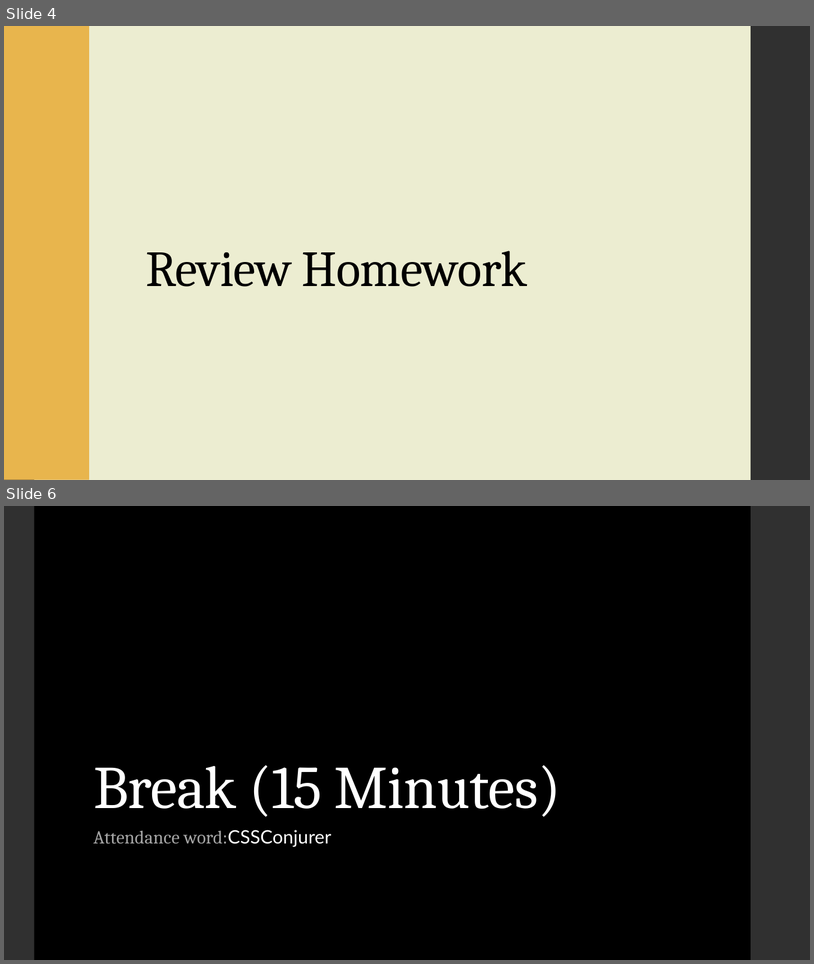
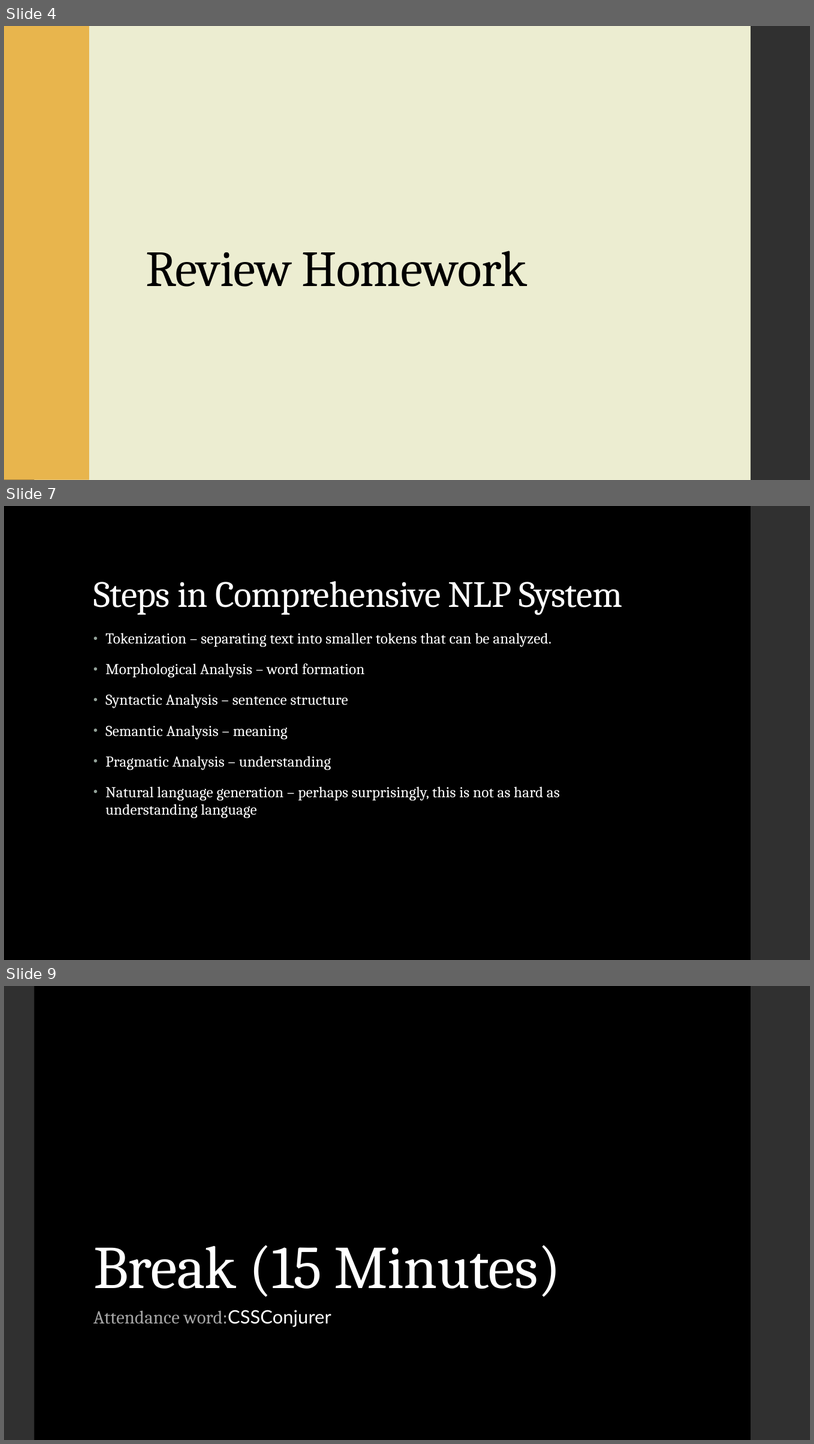
Before and after one commit to ytaiwo/Homework, a slide deck: week_20/week_20_presentation.pptx. Shown one above the other, each under a label of ours: slides 4 and 6 before the commit, slides 4, 7 and 9 after it; the slides between them are not shown. The pictures are 814x964 and 814x1444 pixels, drawn with LibreOffice and Linux fonts; fonts in the diff are those of the drawing. Boxes give left, top, right and bottom in pixels: in the first picture for what was removed or moved away, otherwise in the second. Text is boxed around its words. In the diff, an @@ line names an element or a change of style, - is before the commit and + after.

```diff
--- a/week_20/week_20_presentation.pptx
+++ b/week_20/week_20_presentation.pptx
@@ slide 7 added at bbox=[4, 506, 810, 960], background #000000; not listed: 1 template element that a slide beside it also shows @@
@@ title added at bbox=[93, 581, 623, 615], 44 pt, text #FFFFFF @@
+Steps in Comprehensive NLP System
@@ text added at bbox=[105, 633, 560, 818], 18 pt, text #FFFFFF @@
+• Tokenization – separating text into smaller tokens that can be analyzed.
+• Morphological Analysis – word formation
+• Syntactic Analysis – sentence structure
+• Semantic Analysis – meaning
+• Pragmatic Analysis – understanding
+• Natural language generation – perhaps surprisingly, this is not as hard as understanding language
@@ what was slide 6 is now slide 9 @@
```
Also in this commit, not shown: 3 slides changed, 2 other slides added, 14 other files.
